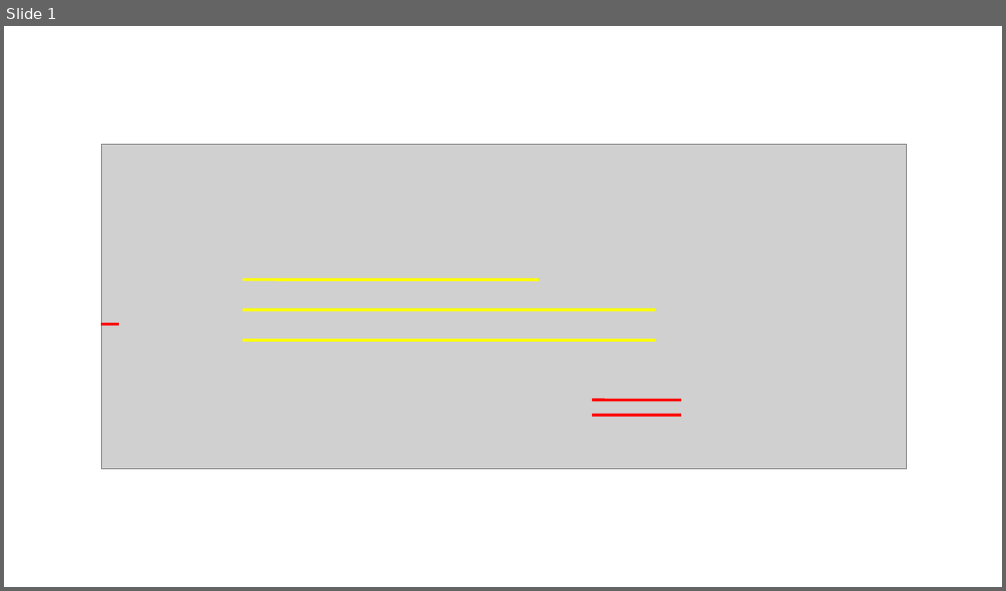
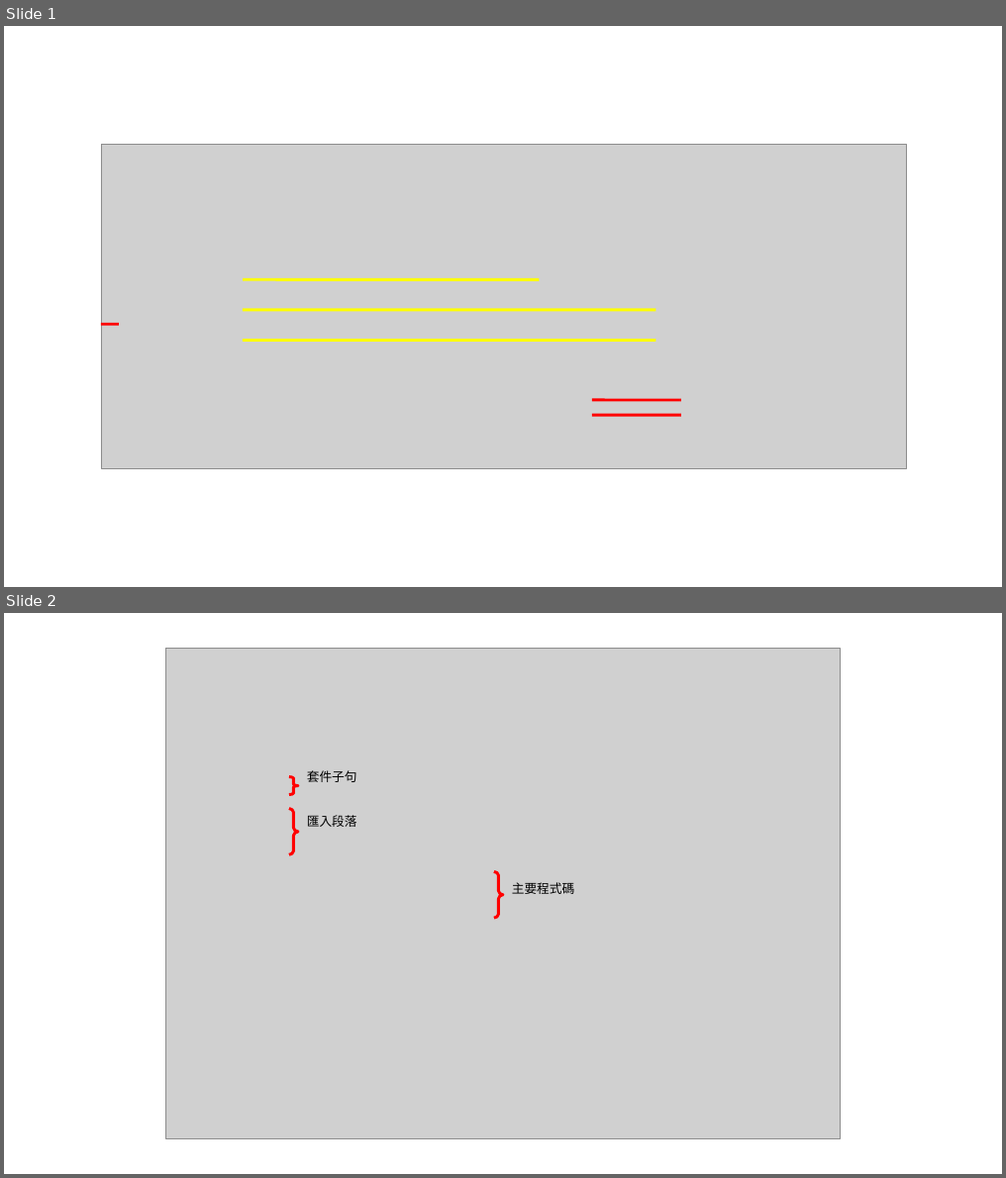
Before and after one commit to oneleo/golang-cht, a slide deck: images/images.odp. Shown one above the other, each under a label of ours: slide 1 before the commit, slides 1 and 2 after it. The pictures are 1006x591 and 1006x1178 pixels, drawn with LibreOffice and Linux fonts; fonts in the diff are those of the drawing; grey boxes stand for pictures. Boxes give left, top, right and bottom in pixels: in the first picture for what was removed or moved away, otherwise in the second. Text is boxed around its words. In the diff, an @@ line names an element or a change of style, - is before the commit and + after.

```diff
--- a/images/images.odp
+++ b/images/images.odp
@@ slide 2 added at (4,613,1002,1174), background #FFFFFF @@
@@ picture added at (166,649,841,1139) @@
@@ freeform shape added at (289,777,298,795), outline #FF0000 2.3 pt @@
@@ text added at (307,770,357,782), 10 pt, text #000000 @@
+套件子句
@@ freeform shape added at (289,809,298,855), outline #FF0000 2.3 pt @@
@@ text added at (307,815,357,827), 10 pt, text #000000 @@
+匯入段落
@@ freeform shape added at (494,872,503,918), outline #FF0000 2.3 pt @@
@@ text added at (512,882,574,894), 10 pt, text #000000 @@
+主要程式碼
```
Also in this commit, not shown: 1 other slide added, 1 other file.
